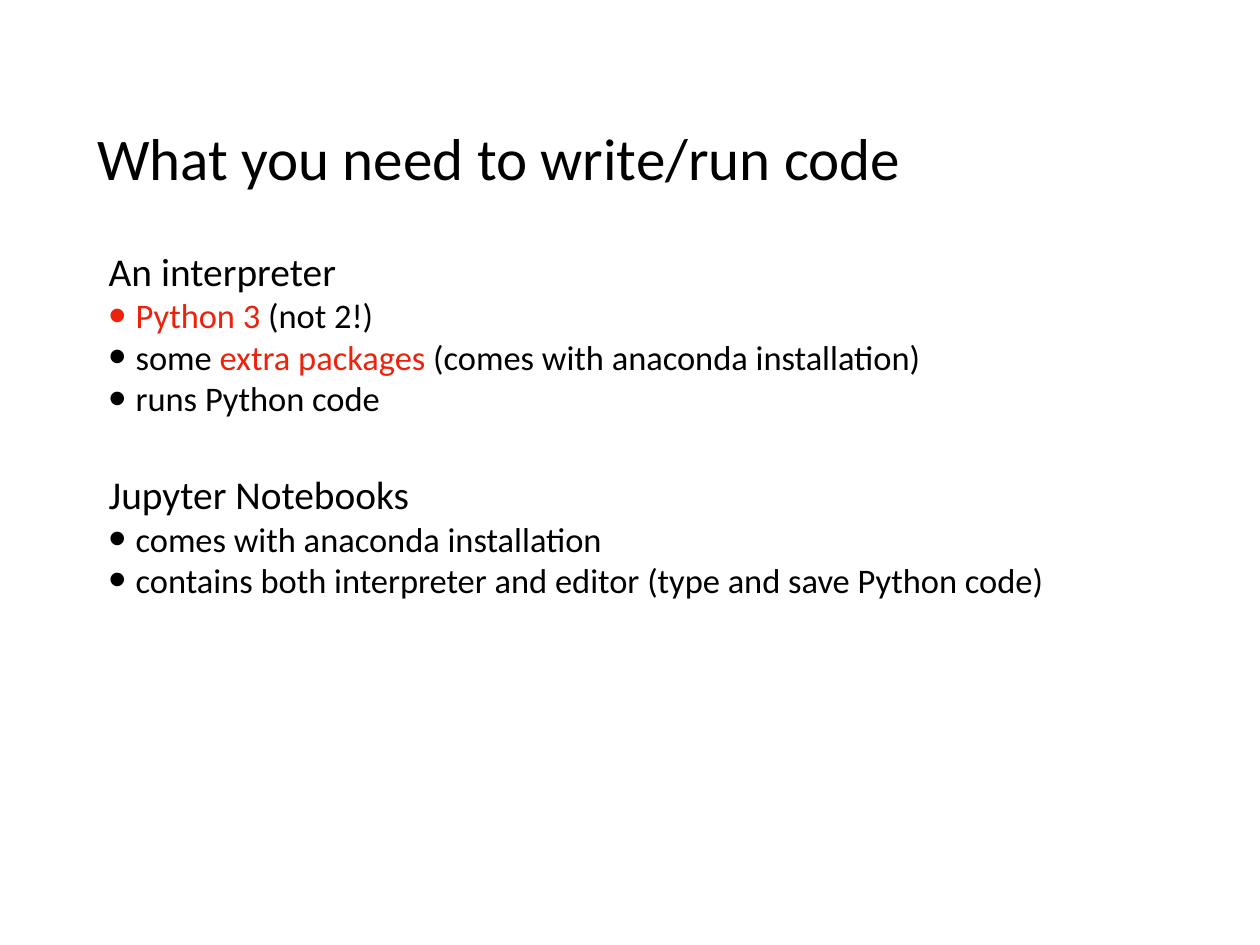
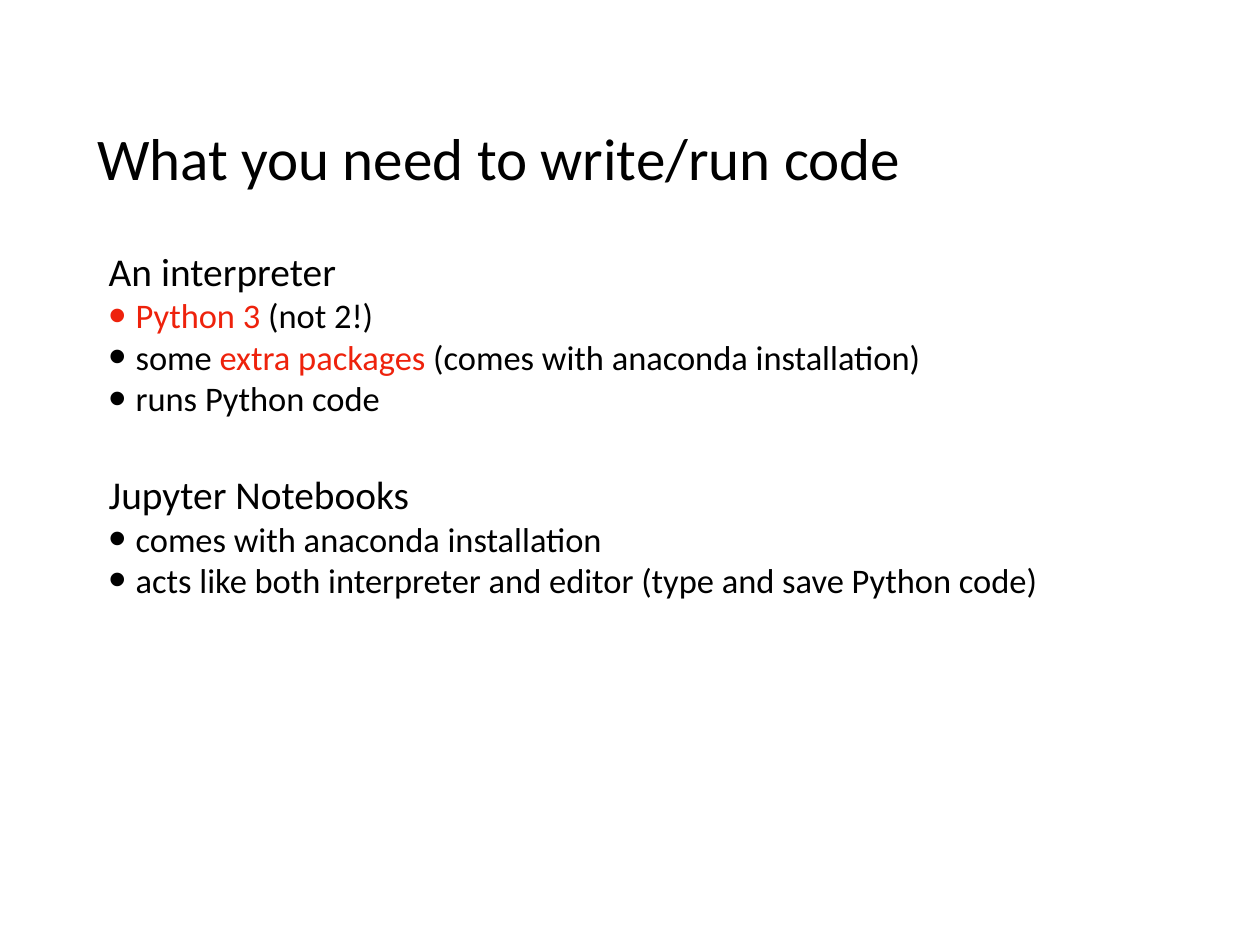
Before and after one commit to tylerharter/caraza-harter-com, a slide deck: slide 4 of tyler/meena/cs220/s22/materials/lecture_ppts/lec_03_S22.ppt. Drawn at 1260x945 pixels with LibreOffice and Linux fonts; fonts in the diff are those of the drawing. Boxes give left, top, right and bottom in pixels: in the first picture for what was removed or moved away, otherwise in the second. Text is boxed around its words. In the diff, an @@ line names an element or a change of style, - is before the commit and + after.

Commit message:
Minor update to lec 03 slides

```diff
--- a/tyler/meena/cs220/s22/materials/lecture_ppts/lec_03_S22.ppt
+++ b/tyler/meena/cs220/s22/materials/lecture_ppts/lec_03_S22.ppt
@@ text at [136,568,1037,599]: text changed @@
-• contains both interpreter and editor (type and save Python code)
+• acts like both interpreter and editor (type and save Python code)
```
Also in this commit, not shown: 1 other slide changed.
